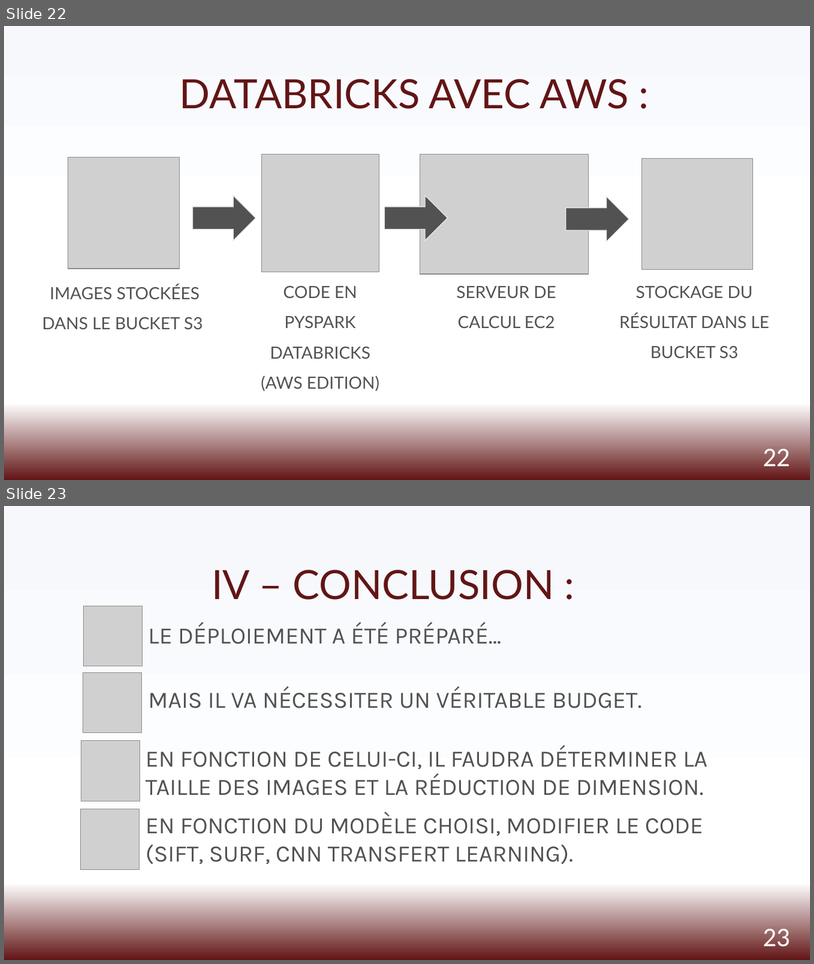
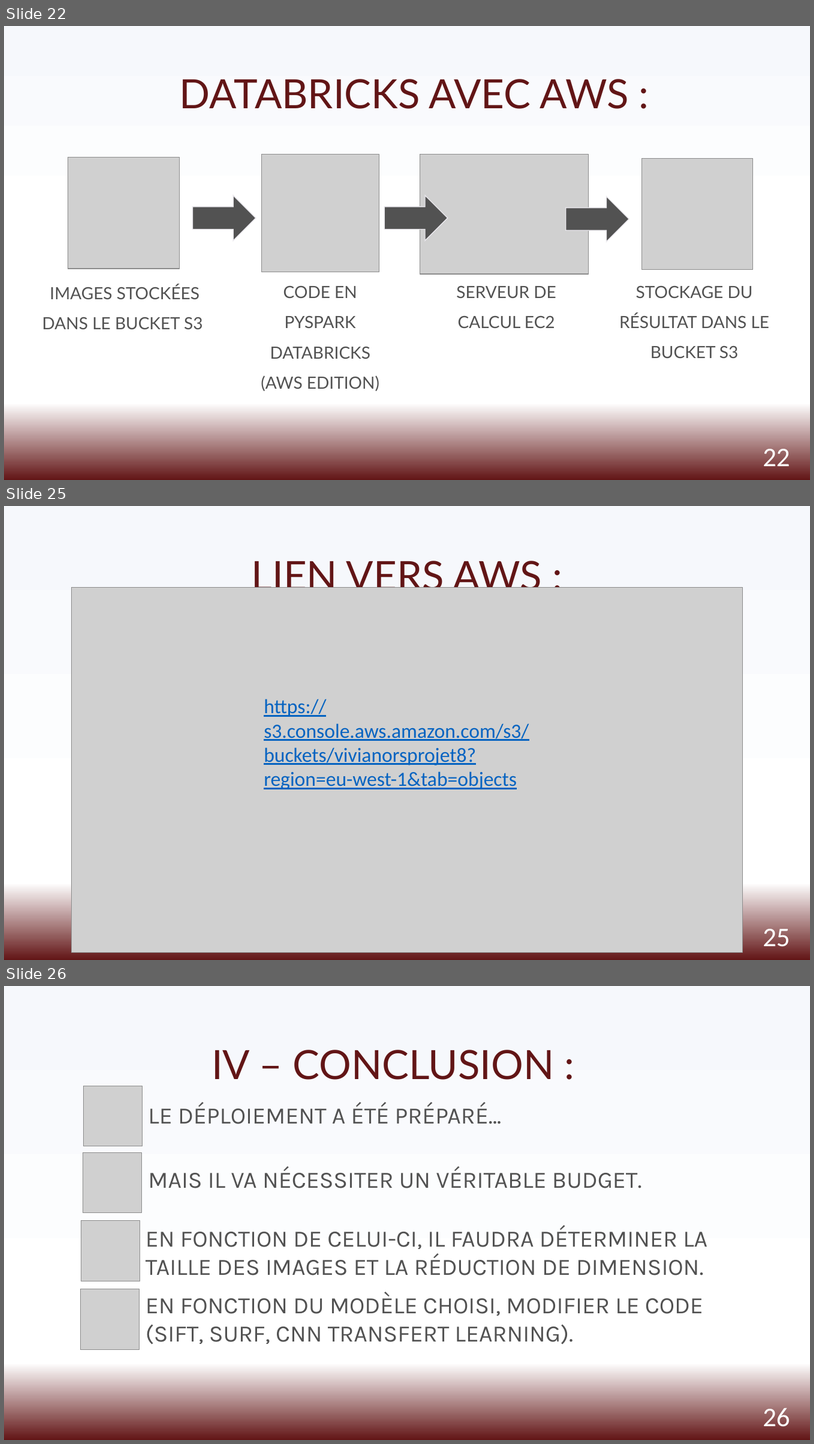
Before and after one commit to viviante79/Projet_8, a slide deck: Ors_Vivian_3_presentation_082022.pptx. Shown one above the other, each under a label of ours: slides 22 and 23 before the commit, slides 22, 25 and 26 after it; the slides between them are not shown. The pictures are 814x964 and 814x1444 pixels, drawn with LibreOffice and Linux fonts; fonts in the diff are those of the drawing; grey boxes stand for pictures. Boxes give left, top, right and bottom in pixels: in the first picture for what was removed or moved away, otherwise in the second. Text is boxed around its words. In the diff, an @@ line names an element or a change of style, - is before the commit and + after.

```diff
--- a/Ors_Vivian_3_presentation_082022.pptx
+++ b/Ors_Vivian_3_presentation_082022.pptx
@@ slide 25 added at (x1=4, y1=506, x2=810, y2=960), background gradient #F6F8FC to #FFFFFF to #621516 @@
@@ title added at (x1=252, y1=561, x2=542, y2=598), 48 pt, text #621516 @@
+LIEN VERS AWS :
@@ picture added at (x1=72, y1=588, x2=743, y2=952) @@
@@ text added at (x1=264, y1=699, x2=529, y2=789), 24 pt, text #0563C1, underline @@
+https://s3.console.aws.amazon.com/s3/buckets/vivianorsprojet8?region=eu-west-1&tab=objects
@@ page number added at (x1=763, y1=928, x2=790, y2=953), 32 pt, text #FFFFFF @@
+25
@@ what was slide 23 is now slide 26 @@
@@ page number at (x1=763, y1=1407, x2=790, y2=1433): text changed @@
-23
+26
```
Also in this commit, not shown: 2 other slides added, 2 other files.
